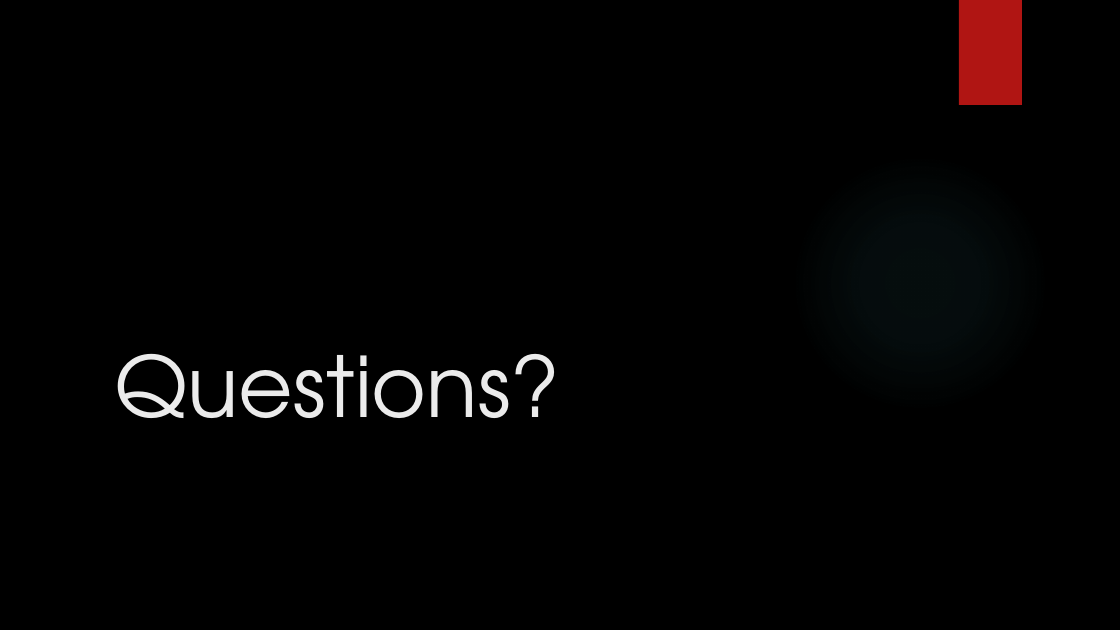
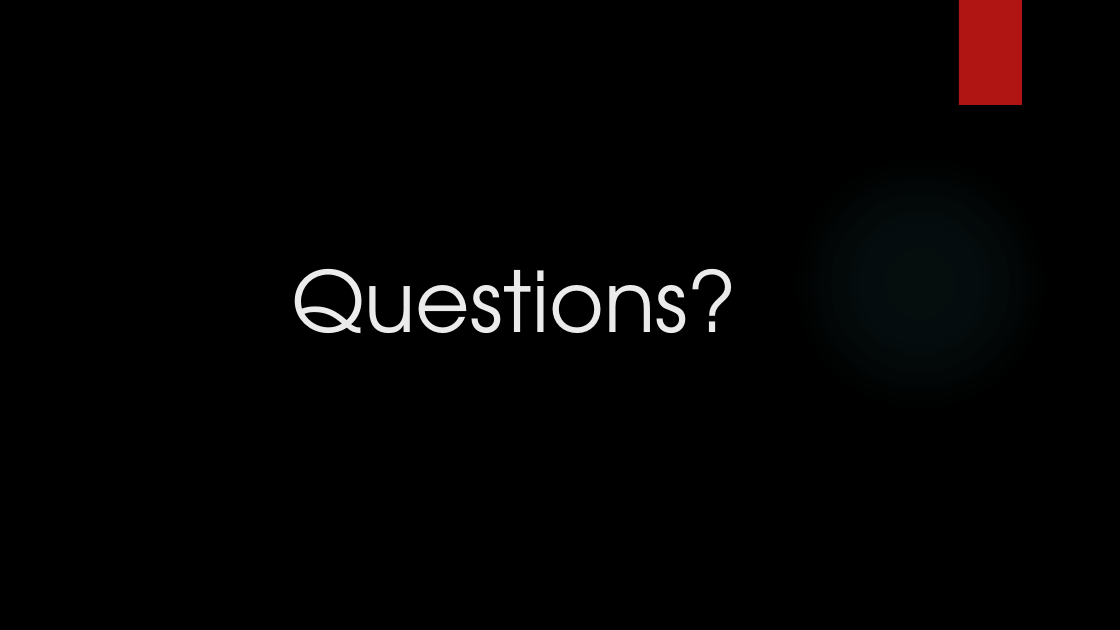
Before and after one commit to Pointer4ncfc/Dissertation, a slide deck: slide 11 of Documentation/Final Project Presentation.pptx. Drawn at 1120x630 pixels with LibreOffice and Linux fonts; fonts in the diff are those of the drawing; background and template pictures are left out. Boxes give left, top, right and bottom in pixels: in the first picture for what was removed or moved away, otherwise in the second. Text is boxed around its words. In the diff, an @@ line names an element or a change of style, - is before the commit and + after.

```diff
--- a/Documentation/Final Project Presentation.pptx
+++ b/Documentation/Final Project Presentation.pptx
@@ title "Questions?": place and size @@
-title "Questions?" at [114,354,560,418]
+title "Questions?" at [292,269,738,333]
@@ title "Questions?" at [292,269,738,333]: alignment left to centre @@
```
Also in this commit, not shown: 2 other slides changed.
